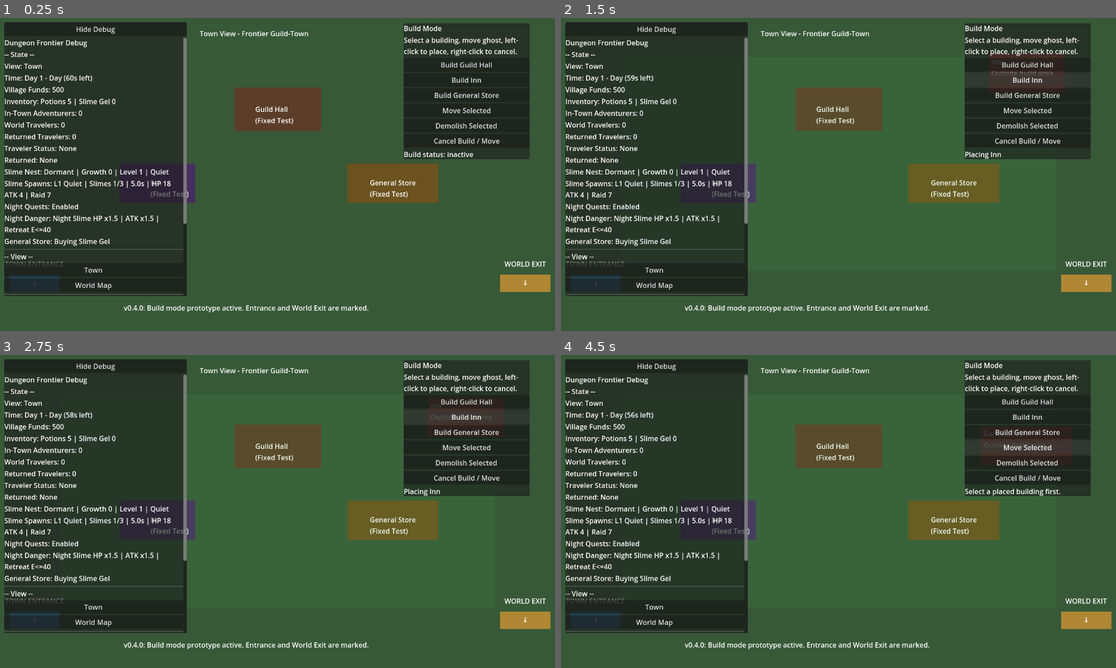
Above: before the commit, frames 1-4 (two rows, left to right).
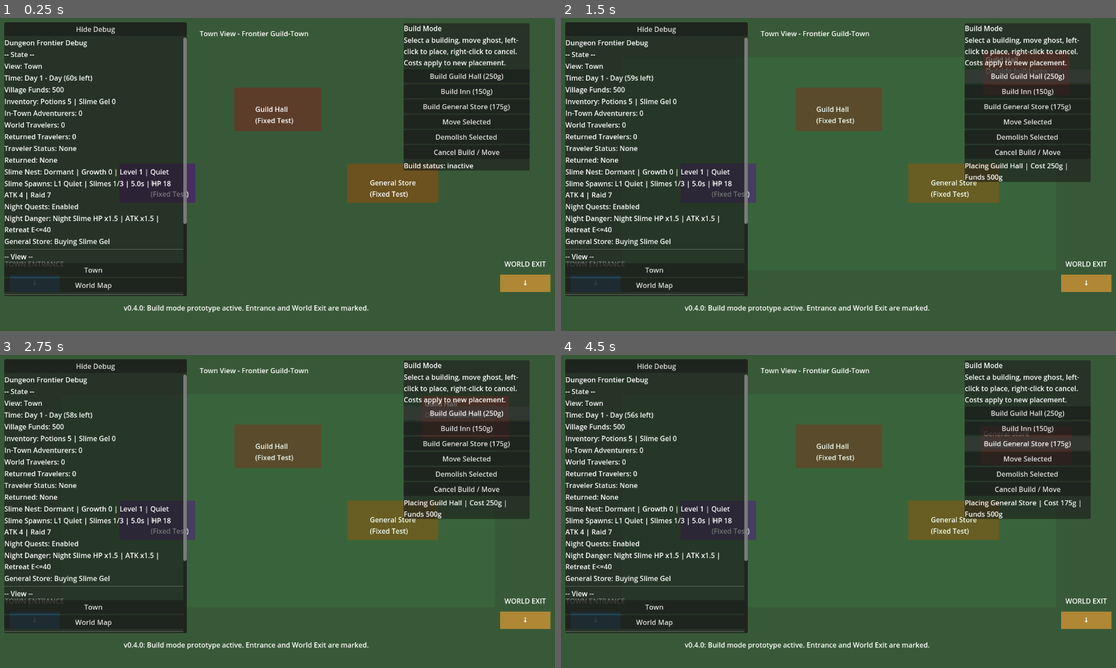
Above: after the commit, the same moments.

Repository: Caithis/AdventureVillage
Game: Godot game, scene res://scenes/main/Main.tscn
Same seed, same stepped clock (60 frames per second), same inputs: the game is played once before the commit and once after it.
Inputs (mouse positions are in pixels of both pictures, inside the frame that each line leads up to):
- Up to frame 1 (0.25 s): no input
- Up to frame 2 (1.5 s): click (1027, 64) at 0.5 s, where only the run before the commit has a clickable "Build Guild Hall"; click (1027, 77) at 1.25 s, where only the run after the commit has a clickable "Build Guild Hall (250g)"
- Up to frame 3 (2.75 s): click (466, 417) at 2 s, where only the run before the commit has a clickable "Build Inn"
- Up to frame 4 (4.5 s): click (1027, 426) at 2.75 s, where only the run after the commit has a clickable "Build Inn (150g)"; click (1027, 433) at 3.5 s, where only the run before the commit has a clickable "Build General Store"; click (1027, 442) at 4.25 s, where only the run after the commit has a clickable "Build General Store (175g)"

The runs differ from the first frame. In frame 1, 2.2% of the frame differs, in the area x 72-96%, y 13-49%; in frame 2, 3.6%, in the area x 72-96%, y 10-53%; in frame 3, 3.5%; in frame 4, 3.2%.

Commit message:
feat: add v0.4.2 building costs and refunds
Signed-off-by: Caithis <Bircameron20@gmail.com>

Diff:
--- a/godot_project/scripts/town/Town.gd
+++ b/godot_project/scripts/town/Town.gd
@@ -2,11 +2,20 @@
 
 const ADVENTURER_SCENE: PackedScene = preload("res://scenes/adventurers/Adventurer.tscn")
 const CLICKABLE_BUILDING_SCRIPT: Script = preload("res://scripts/buildings/ClickableBuilding.gd")
+const FLOATING_TEXT_SCENE: PackedScene = preload("res://scenes/ui/FloatingText.tscn")
 
 const GRID_SIZE := 16.0
 const BUILDABLE_RECT := Rect2(Vector2(140, 90), Vector2(1000, 490))
 const PLACEMENT_PADDING := 10.0
 const ENTRANCE_EXIT_CLEARANCE_SIZE := Vector2(150, 100)
+
+const BUILDING_COSTS := {
+	"guild_hall": 250,
+	"inn": 150,
+	"general_store": 175,
+}
+
+const DEMOLISH_REFUND_RATIO := 0.50
 
 @onready var buildings_container: Node2D = $Buildings
 @onready var adventurers_container: Node2D = $Adventurers
@@ -220,24 +229,24 @@
 	vbox.add_child(title_label)
 
 	var note_label := Label.new()
-	note_label.text = "Select a building, move ghost, left-click to place, right-click to cancel."
+	note_label.text = "Select a building, move ghost, left-click to place, right-click to cancel. Costs apply to new placement."
 	note_label.autowrap_mode = 3
 	vbox.add_child(note_label)
 
 	var guild_button := Button.new()
-	guild_button.text = "Build Guild Hall"
+	guild_button.text = "Build Guild Hall (%dg)" % get_building_cost("guild_hall")
 	guild_button.focus_mode = Control.FOCUS_NONE
 	guild_button.pressed.connect(_on_build_button_pressed.bind("guild_hall"))
 	vbox.add_child(guild_button)
 
 	var inn_button := Button.new()
-	inn_button.text = "Build Inn"
+	inn_button.text = "Build Inn (%dg)" % get_building_cost("inn")
 	inn_button.focus_mode = Control.FOCUS_NONE
 	inn_button.pressed.connect(_on_build_button_pressed.bind("inn"))
 	vbox.add_child(inn_button)
 
 	var store_button := Button.new()
-	store_button.text = "Build General Store"
+	store_button.text = "Build General Store (%dg)" % get_building_cost("general_store")
 	store_button.focus_mode = Control.FOCUS_NONE
 	store_button.pressed.connect(_on_build_button_pressed.bind("general_store"))
 	vbox.add_child(store_button)
@@ -277,7 +286,7 @@
 	_ensure_buildable_area_overlay()
 	build_ghost.visible = true
 	buildable_area_overlay.visible = true
-	_update_build_status("Placing %s" % _get_building_display_name(active_building_type))
+	_update_build_status("Placing %s | Cost %dg | Funds %dg" % [_get_building_display_name(active_building_type), get_building_cost(active_building_type), GameState.money])
 	_update_build_ghost()
 
 func cancel_build_mode() -> void:
@@ -342,7 +351,10 @@
 
 	if bool(validation.get("is_valid", false)):
 		build_ghost.color = Color(0.2, 0.9, 0.35, 0.42)
-		build_ghost_label.text = "%s\nValid" % _get_building_display_name(active_building_type)
+		if build_action == "move":
+			build_ghost_label.text = "%s\nMove Valid" % _get_building_display_name(active_building_type)
+		else:
+			build_ghost_label.text = "%s\nValid\nCost: %dg" % [_get_building_display_name(active_building_type), get_building_cost(active_building_type)]
 	else:
 		build_ghost.color = Color(1.0, 0.2, 0.2, 0.42)
 		build_ghost_label.text = "%s\n%s" % [
@@ -370,8 +382,15 @@
 	if build_action == "move":
 		_complete_move_selected_building(placement_rect)
 	else:
+		var building_cost := get_building_cost(active_building_type)
+		if not GameState.spend_money(building_cost):
+			_update_build_status("Not enough funds for %s. Need %dg, have %dg." % [_get_building_display_name(active_building_type), building_cost, GameState.money])
+			show_town_floating_text("Need %dg" % building_cost, placement_rect.position + placement_rect.size * 0.5)
+			return
+
 		_place_building(active_building_type, placement_rect)
-		_update_build_status("Placed %s." % _get_building_display_name(active_building_type))
+		show_town_floating_text("-%dg %s" % [building_cost, _get_building_display_name(active_building_type)], placement_rect.position + placement_rect.size * 0.5)
+		_update_build_status("Placed %s for %dg. Funds %dg." % [_get_building_display_name(active_building_type), building_cost, GameState.money])
 	cancel_build_mode()
 
 func _place_building(building_type: String, placement_rect: Rect2) -> void:
@@ -388,6 +407,7 @@
 	building.color = _get_building_color(building_type)
 	building.set_meta("is_fixed_fallback", false)
 	building.set_meta("is_placed_building", true)
+	building.set_meta("original_cost", get_building_cost(building_type))
 
 	buildings_container.add_child(building)
 
@@ -410,7 +430,7 @@
 	if bool(building.get_meta("is_fixed_fallback", false)):
 		_update_build_status("Selected %s. Fixed fallback is protected." % _get_building_display_name(str(building.get("building_id"))))
 	else:
-		_update_build_status("Selected %s. You can move or demolish it." % _get_building_display_name(str(building.get("building_id"))))
+		_update_build_status("Selected %s. Move or demolish. Refund: %dg." % [_get_building_display_name(str(building.get("building_id"))), get_demolish_refund(building)])
 
 func clear_selected_building() -> void:
 	selected_building = null
@@ -460,7 +480,7 @@
 	build_ghost.visible = true
 	buildable_area_overlay.visible = true
 	moving_building.visible = false
-	_update_build_status("Moving %s. Left-click valid area to confirm, right-click to cancel." % _get_building_display_name(active_building_type))
+	_update_build_status("Moving %s. No cost. Left-click valid area to confirm, right-click to cancel." % _get_building_display_name(active_building_type))
 	_update_build_ghost()
 
 func _complete_move_selected_building(placement_rect: Rect2) -> void:
@@ -484,11 +504,21 @@
 		_update_build_status("Fixed fallback buildings are protected for now.")
 		return
 
-	var demolished_name := _get_building_display_name(str(selected_building.get("building_id")))
+	var building_id := str(selected_building.get("building_id"))
+	var demolished_name := _get_building_display_name(building_id)
+	var refund_amount := get_demolish_refund(selected_building)
+	var floating_position := selected_building.global_position + selected_building.size * 0.5
 	var building_to_remove := selected_building
+
 	clear_selected_building()
 	building_to_remove.queue_free()
-	_update_build_status("Demolished %s." % demolished_name)
+
+	if refund_amount > 0:
+		GameState.add_money(refund_amount)
+		show_town_floating_text("+%dg refund" % refund_amount, floating_position)
+		_update_build_status("Demolished %s. Refunded %dg. Funds %dg." % [demolished_name, refund_amount, GameState.money])
+	else:
+		_update_build_status("Demolished %s. No refund." % demolished_name)
 
 func _get_current_placement_rect() -> Rect2:
 	var building_size := _get_building_size(active_building_type)
@@ -509,6 +539,9 @@
 	if not BUILDABLE_RECT.encloses(placement_rect):
 		return {"is_valid": false, "reason": "Outside build area"}
 
+	if build_action != "move" and GameState.money < get_building_cost(building_type):
+		return {"is_valid": false, "reason": "Need %dg" % get_building_cost(building_type)}
+
 	if _overlaps_existing_building(placement_rect):
 		return {"is_valid": false, "reason": "Overlaps building"}
 
@@ -545,6 +578,25 @@
 	)
 
 	return placement_rect.intersects(entrance_rect) or placement_rect.intersects(exit_rect)
+
+
+func get_building_cost(building_type: String) -> int:
+	return int(BUILDING_COSTS.get(building_type, 100))
+
+func get_demolish_refund(building: ColorRect) -> int:
+	if building == null:
+		return 0
+
+	var original_cost := int(building.get_meta("original_cost", get_building_cost(str(building.get("building_id")))))
+	return floori(float(original_cost) * DEMOLISH_REFUND_RATIO)
+
+func show_town_floating_text(text: String, world_position: Vector2) -> void:
+	var floating_text := FLOATING_TEXT_SCENE.instantiate()
+	add_child(floating_text)
+	floating_text.global_position = world_position + Vector2(0, -36)
+
+	if floating_text.has_method("setup"):
+		floating_text.setup(text)
 
 func _get_building_size(building_type: String) -> Vector2:
 	match building_type:
Not shown, changed: README.md
Not shown, added: docs/BuildingCostsAndConstructionNotes.md
Not shown, changed: docs/Changelog.md
Not shown, changed: docs/DevelopmentStatus.md
Not shown, changed: docs/KnownIssues.md
Not shown, changed: docs/ProjectState.md
Not shown, added: docs/TestChecklist_v0_4_2.md
